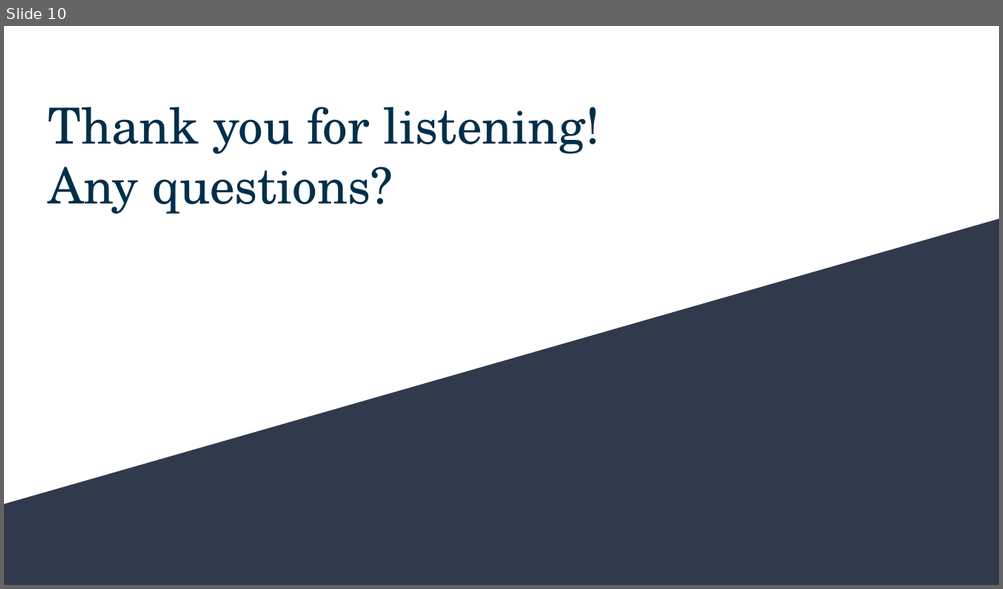
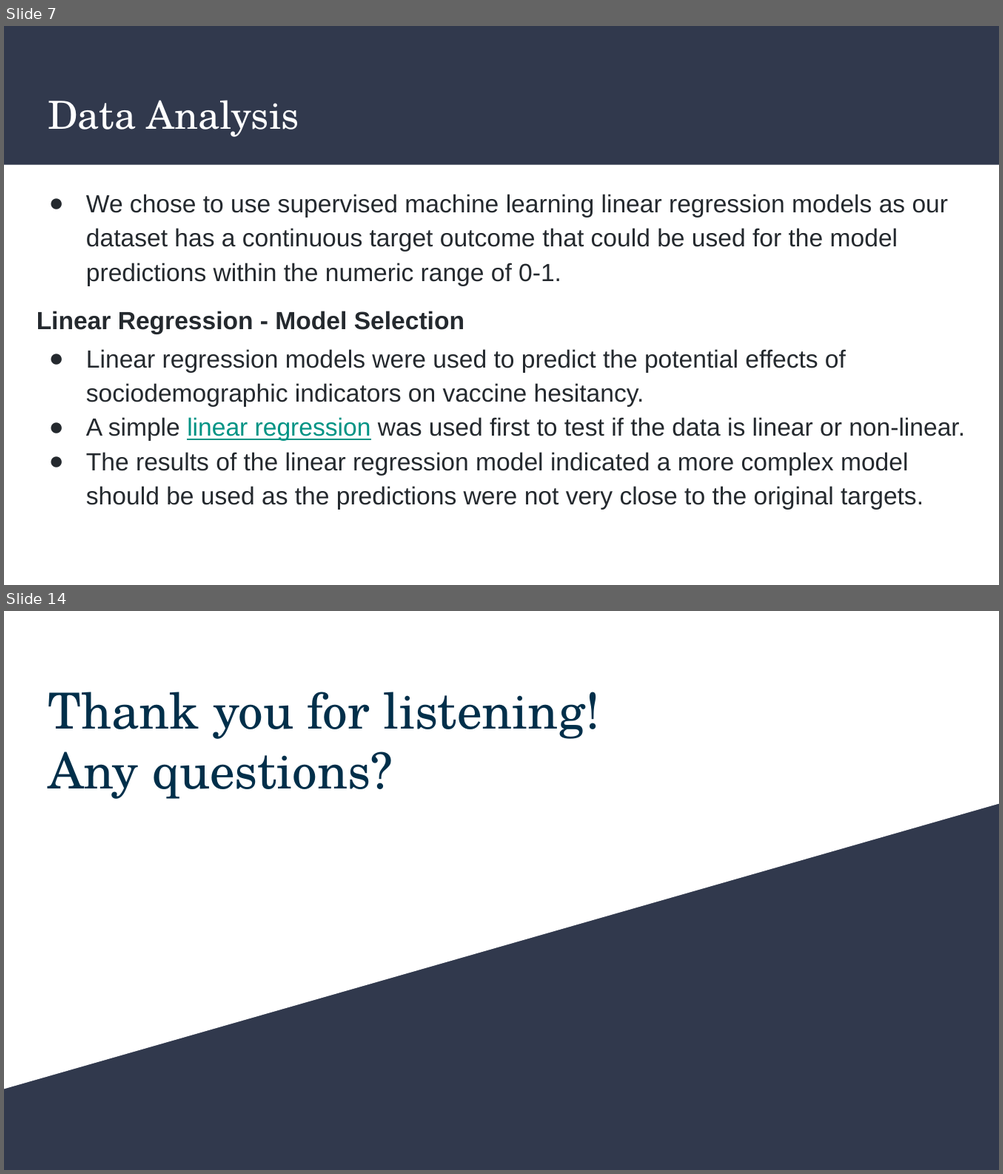
Before and after one commit to AaraniSivasekaram/Predictive_Modelling_Project, a slide deck: Vaccine Hesitancy Presentation.pptx. Shown one above the other, each under a label of ours: slide 10 before the commit, slides 7 and 14 after it; the slides between them are not shown. The pictures are 1003x589 and 1003x1174 pixels, drawn with LibreOffice and Linux fonts; fonts in the diff are those of the drawing. Boxes give left, top, right and bottom in pixels: in the first picture for what was removed or moved away, otherwise in the second. Text is boxed around its words. In the diff, an @@ line names an element or a change of style, - is before the commit and + after.

Commit message:
Updated presentation and included data viz images

```diff
--- a/Vaccine Hesitancy Presentation.pptx
+++ b/Vaccine Hesitancy Presentation.pptx
@@ slide 7 added at box(4, 26, 999, 585), background #FFFFFF @@
@@ rectangle added at box(4, 26, 999, 165), fill #31394D @@
@@ title added at box(48, 100, 299, 137), 28 pt, text #FFFFFF @@
+Data Analysis
@@ text added at box(37, 194, 965, 509), 18 pt, text #24292E @@
+● We chose to use supervised machine learning linear regression models as our dataset has a continuous target outcome that could be used for the model predictions within the numeric range of 0-1.
+Linear Regression - Model Selection
+● Linear regression models were used to predict the potential effects of sociodemographic indicators on vaccine hesitancy.
+● A simple linear regression was used first to test if the data is linear or non-linear.
+● The results of the linear regression model indicated a more complex model should be used as the predictions were not very close to the original targets.
@@ what was slide 10 is now slide 14 @@
```
Also in this commit, not shown: 7 slides changed, 5 other slides added, 2 slides removed.
